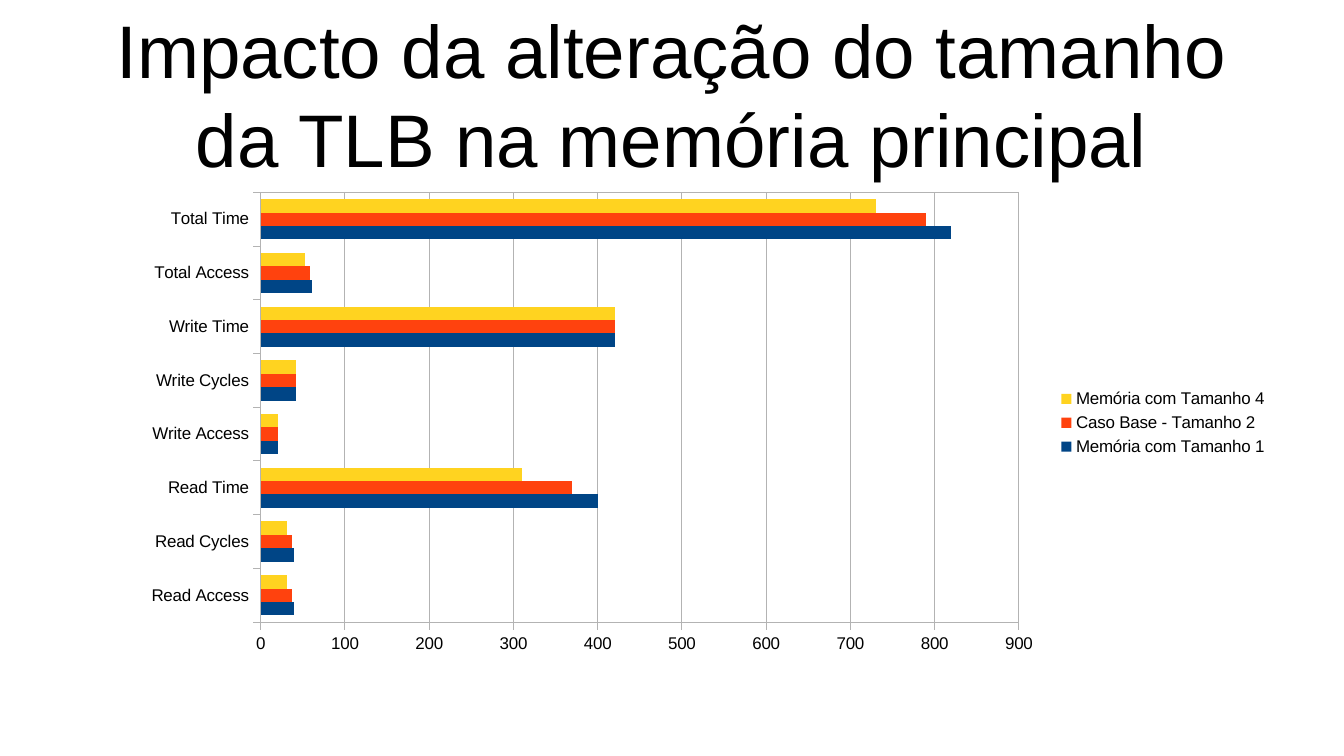
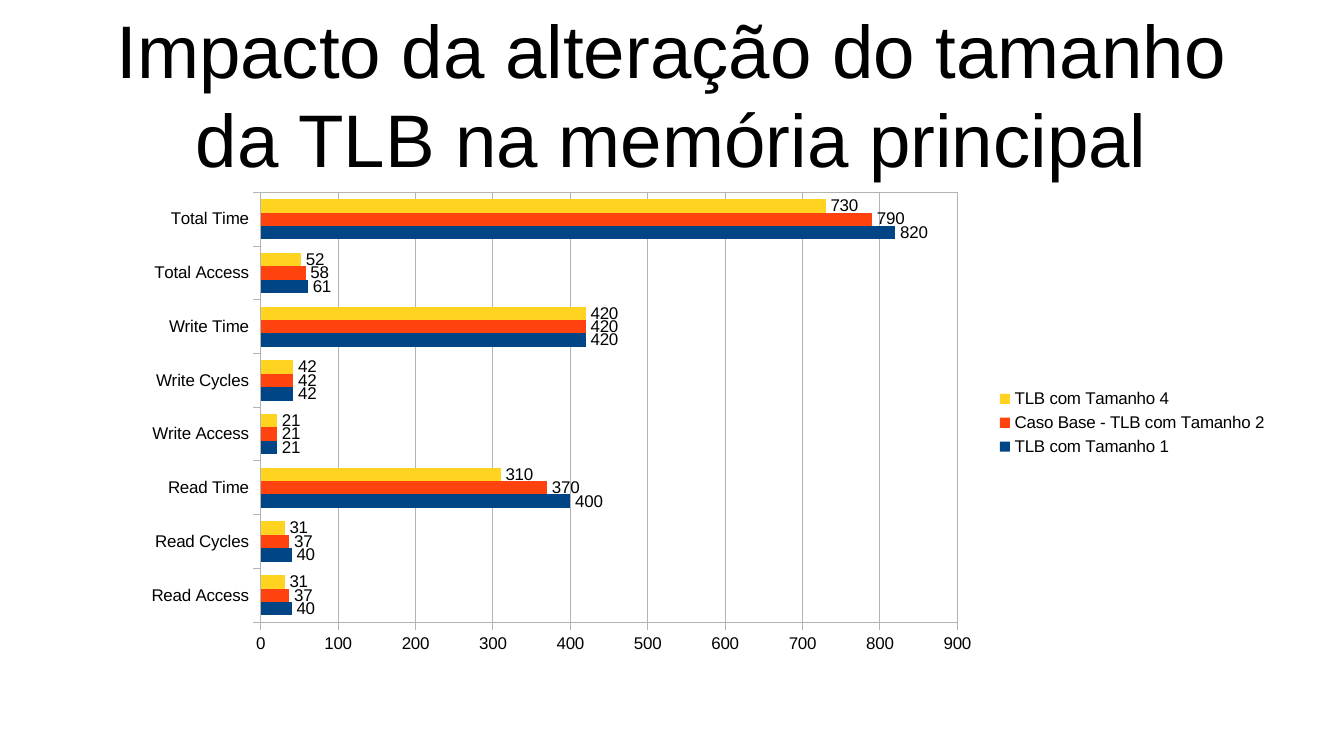
Before and after one commit to RafaelAmauri/Arquitetura-de-Computadores-3, a slide deck: slide 1 of Amnesia/Slides e Coisas/Alteração Tamanho TLB/Slides.odp. Drawn at 1344x756 pixels with LibreOffice and Linux fonts; fonts in the diff are those of the drawing. Boxes give left, top, right and bottom in pixels: in the first picture for what was removed or moved away, otherwise in the second. Text is boxed around its words. In the diff, an @@ line names an element or a change of style, - is before the commit and + after.

```diff
--- a/Amnesia/Slides e Coisas/Alteração Tamanho TLB/Slides.odp
+++ b/Amnesia/Slides e Coisas/Alteração Tamanho TLB/Slides.odp
@@ bar chart at box(128, 183, 1281, 663) @@
-Memória com Tamanho 1: 40, 40, 400, 20, 40, 420, 60, 820
+TLB com Tamanho 1: 40, 40, 400, 21, 42, 420, 61, 820
@@ data labels of TLB com Tamanho 1 added @@
-Caso Base - Tamanho 2: 40, 40, 370, 20, 40, 420, 60, 790
+Caso Base - TLB com Tamanho 2: 37, 37, 370, 21, 42, 420, 58, 790
@@ data labels of Caso Base - TLB com Tamanho 2 added @@
@@ colours of single points changed @@
-Memória com Tamanho 4: 30, 30, 310, 20, 40, 420, 50, 730
+TLB com Tamanho 4: 31, 31, 310, 21, 42, 420, 52, 730
@@ data labels of TLB com Tamanho 4 added @@
```
Also in this commit, not shown: 2 other slides changed, 12 other files.
